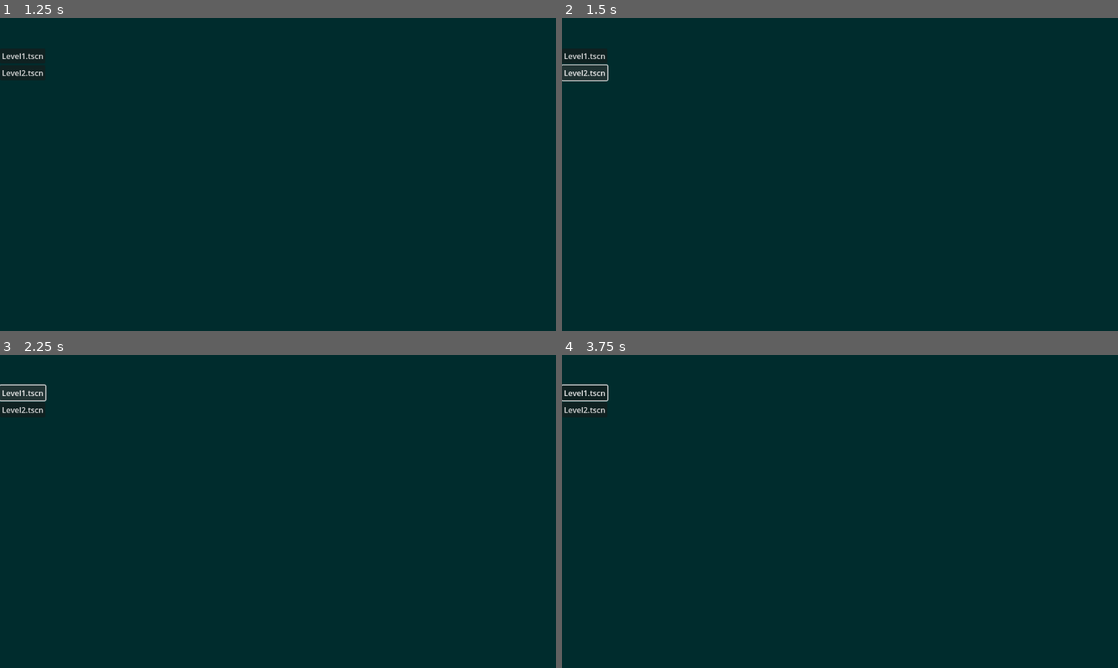
Above: before the commit, frames 1-4 (two rows, left to right).
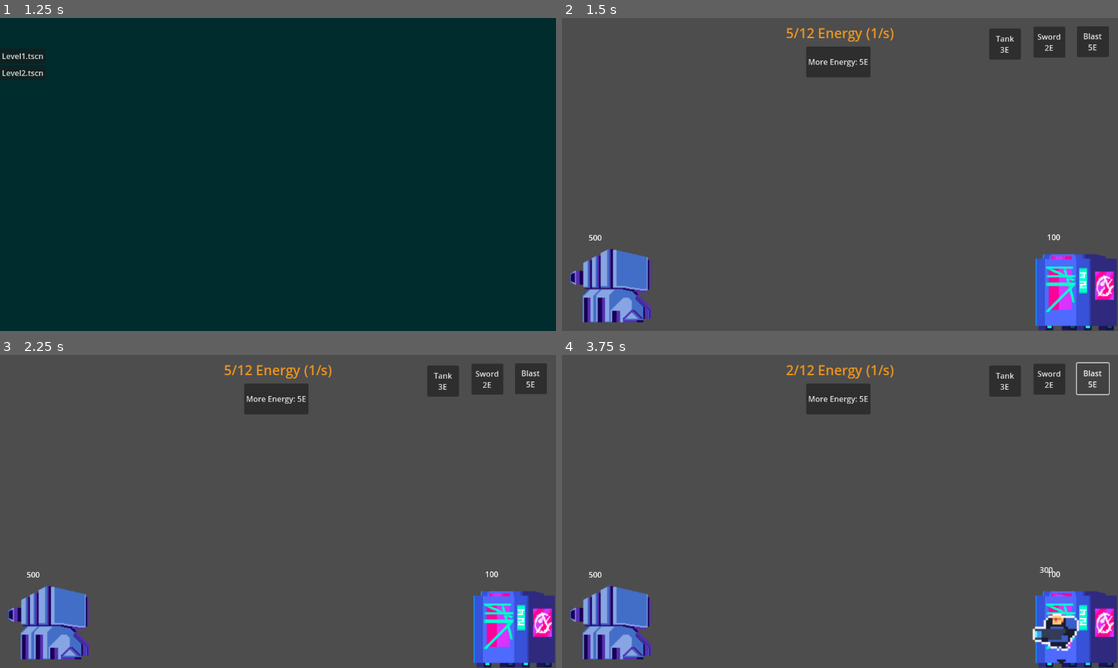
Above: after the commit, the same moments.

Repository: Vorbidden/BattleBots
Game: Godot game, scene res://main_menu.tscn
Two runs of this game, one before a commit and one after it. Both use one fixed random seed, a clock stepped at 60 frames per second and the inputs below.
Inputs (mouse positions are in pixels of both pictures, inside the frame that each line leads up to):
- Up to frame 1 (1.25 s): click "Play" at 0.5 s
- Up to frame 2 (1.5 s): click "Level2.tscn" at 1.25 s
- Up to frame 3 (2.25 s): click (22, 392) at 2 s, where only the run before the commit has a clickable "Level1.tscn"
- Up to frame 4 (3.75 s): click (584, 392) at 2.75 s, where only the run before the commit has a clickable "Level1.tscn"; click (1090, 380) at 3.5 s, where only the run after the commit has a clickable "Blast 5E"

Frame 1 is identical in both runs. In frame 2, 100% of the frame differs, in the area x 0-100%, y 0-100%; in frame 3, 100%; in frame 4, 100%.

Commit message:
Level select bug fixed

Diff:
--- a/LevelButton.gd
+++ b/LevelButton.gd
@@ -22,3 +22,4 @@
 	if level_path == null:
 		return
 	get_tree().change_scene_to_file(level_path)
+	print("a")
--- a/LevelSelectScreen.gd
+++ b/LevelSelectScreen.gd
@@ -7,6 +7,7 @@
 @onready var grid = $MarginContainer/VBoxContainer/GridContainer
 
 func _ready():
+	print(dir_path)
 	get_levels(dir_path)
 
 func get_levels(path):
@@ -15,10 +16,10 @@
 		dir.list_dir_begin()
 		var file_name = dir.get_next()
 		while file_name != "":
-			print(file_name)
-			create_level_button('%S/%S' % [dir.get_current_dir(), file_name], file_name)
+			print('%s/%s' % [dir.get_current_dir(), file_name])
+			create_level_button('%s/%s' % [dir_path, file_name], file_name)
 			file_name = dir.get_next()
-			print("a")
+
 		dir.list_dir_end()
 	else:
 		print("No Levels found")
